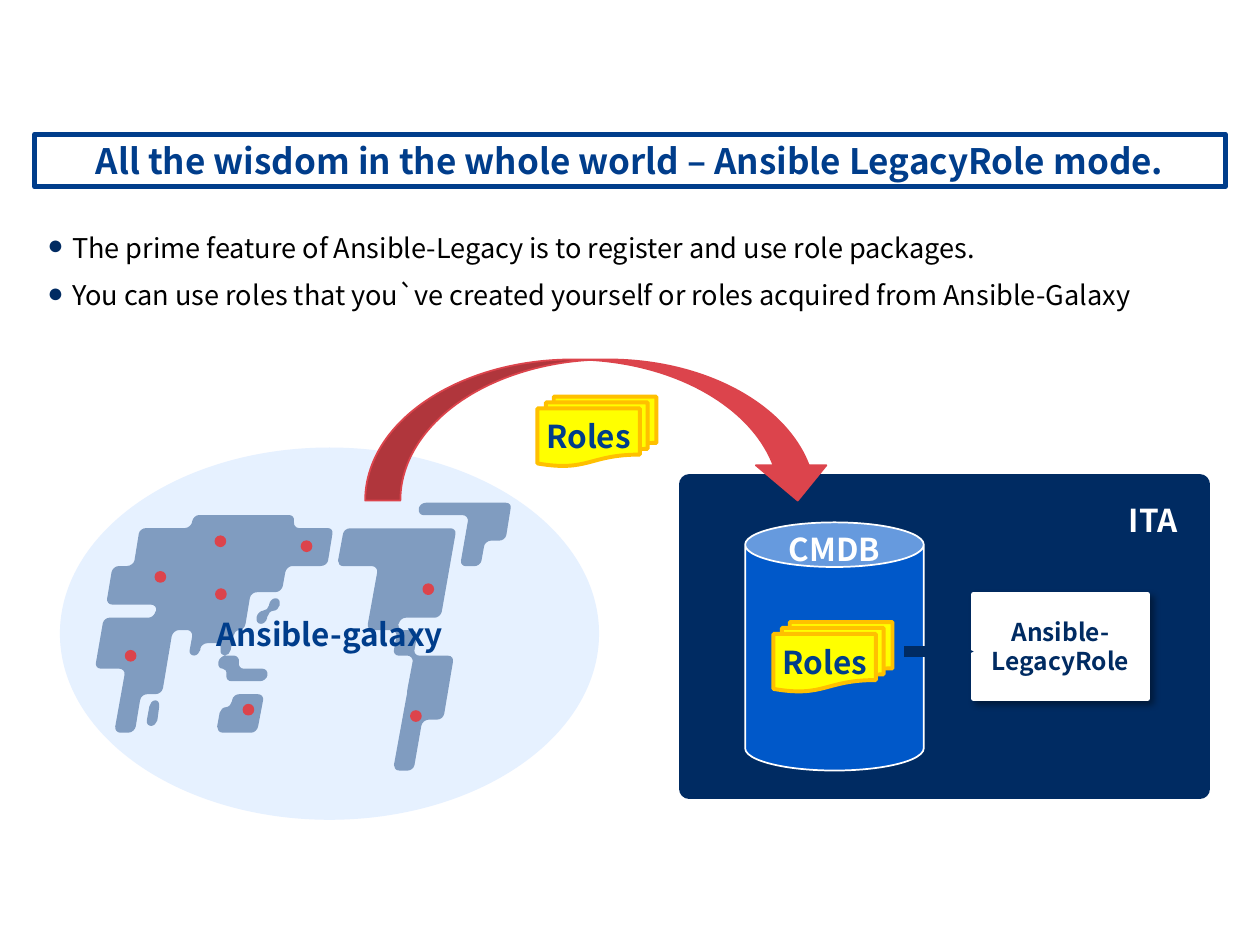
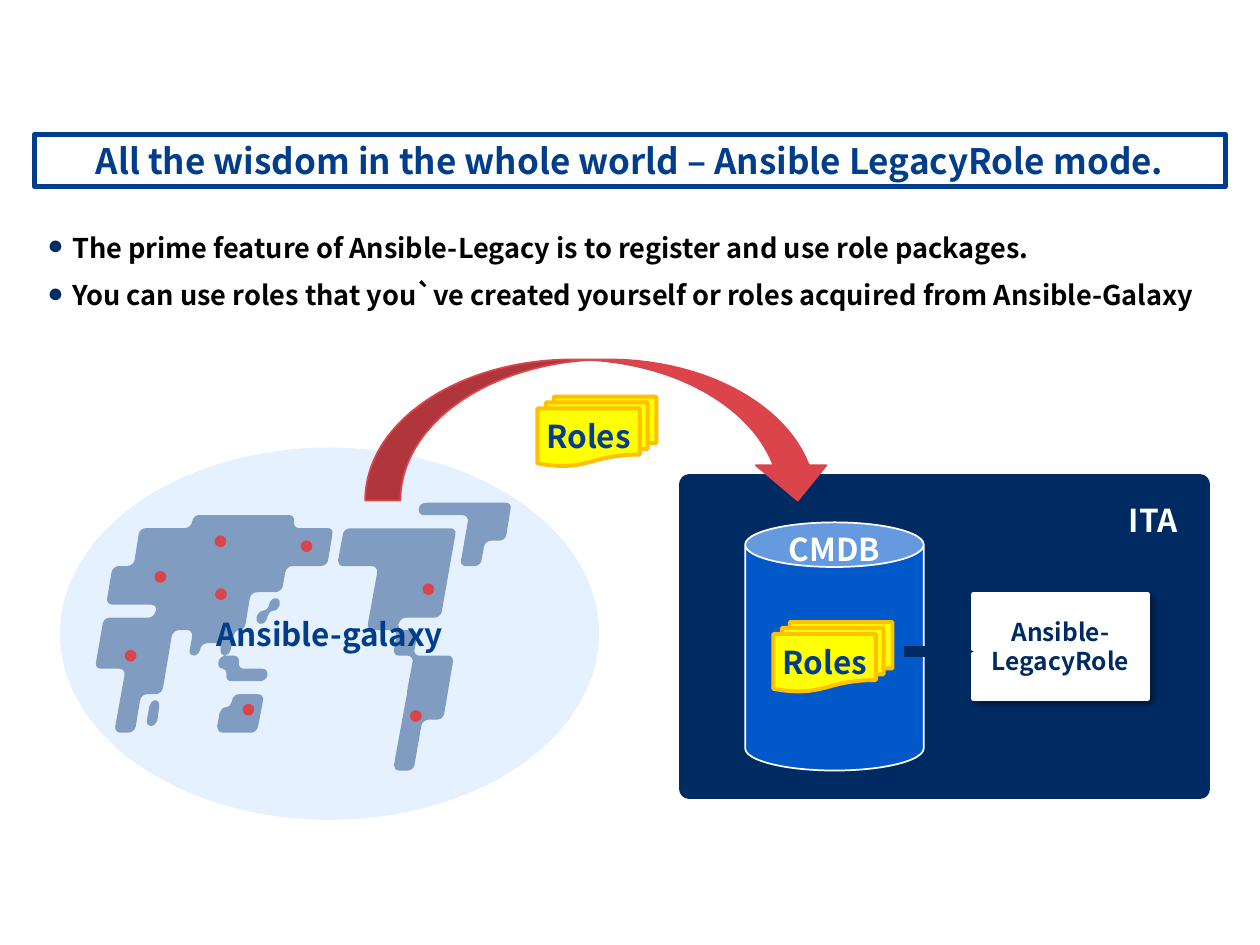
Before and after one commit to exastro-suite/it-automation-docs, a slide deck: slide 14 of asset/Learn/ITA-Ansible-Driver_en.pptx. Drawn at 1260x945 pixels with LibreOffice and Linux fonts; fonts in the diff are those of the drawing; background and template pictures are left out. Boxes give left, top, right and bottom in pixels: in the first picture for what was removed or moved away, otherwise in the second. Text is boxed around its words. In the diff, an @@ line names an element or a change of style, - is before the commit and + after.

```diff
--- a/asset/Learn/ITA-Ansible-Driver_en.pptx
+++ b/asset/Learn/ITA-Ansible-Driver_en.pptx
@@ text "The prime feature of Ansible-Legacy ..." at box(72, 236, 1193, 311): bold on @@
```
Also in this commit, not shown: 7 other slides changed, 7 other files.
